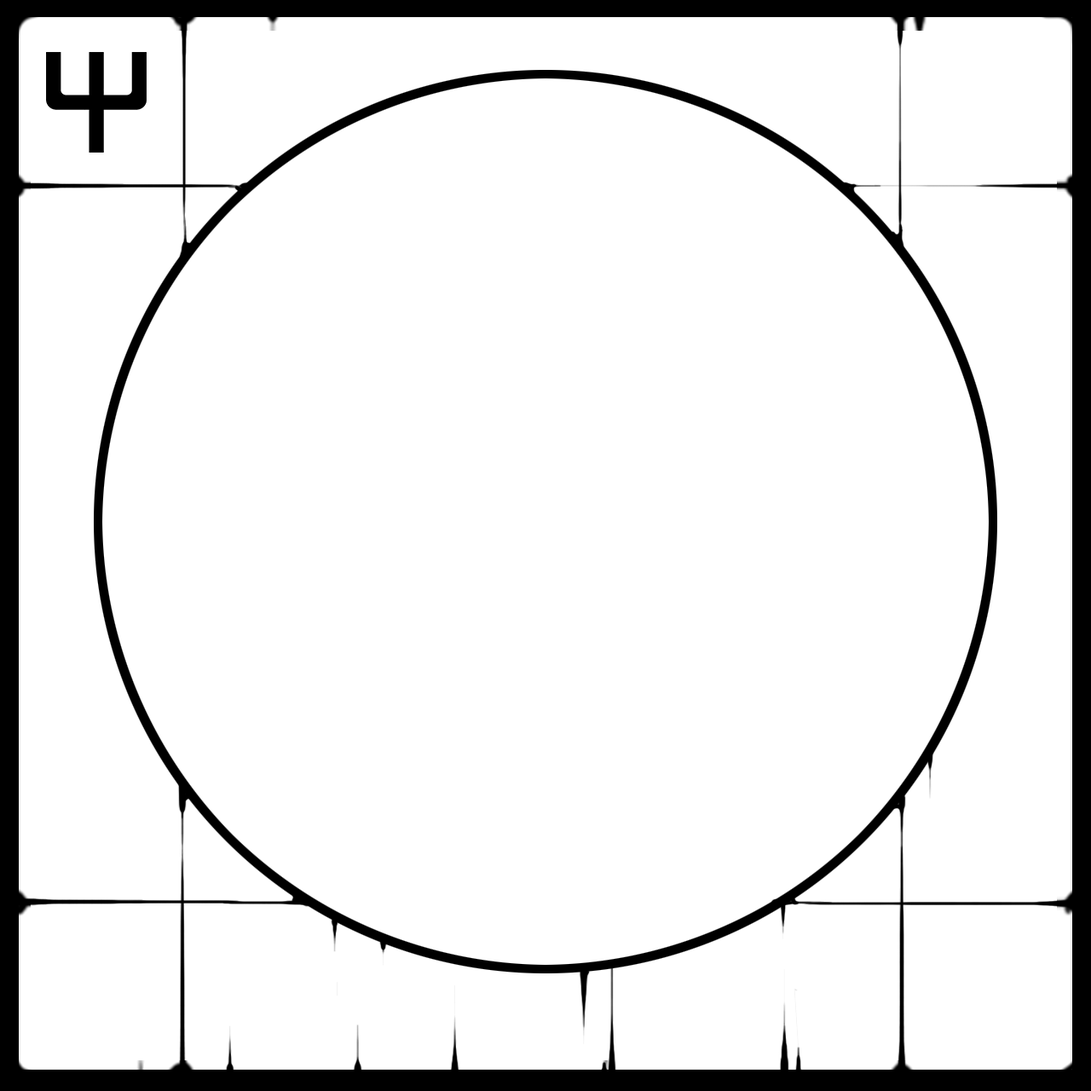
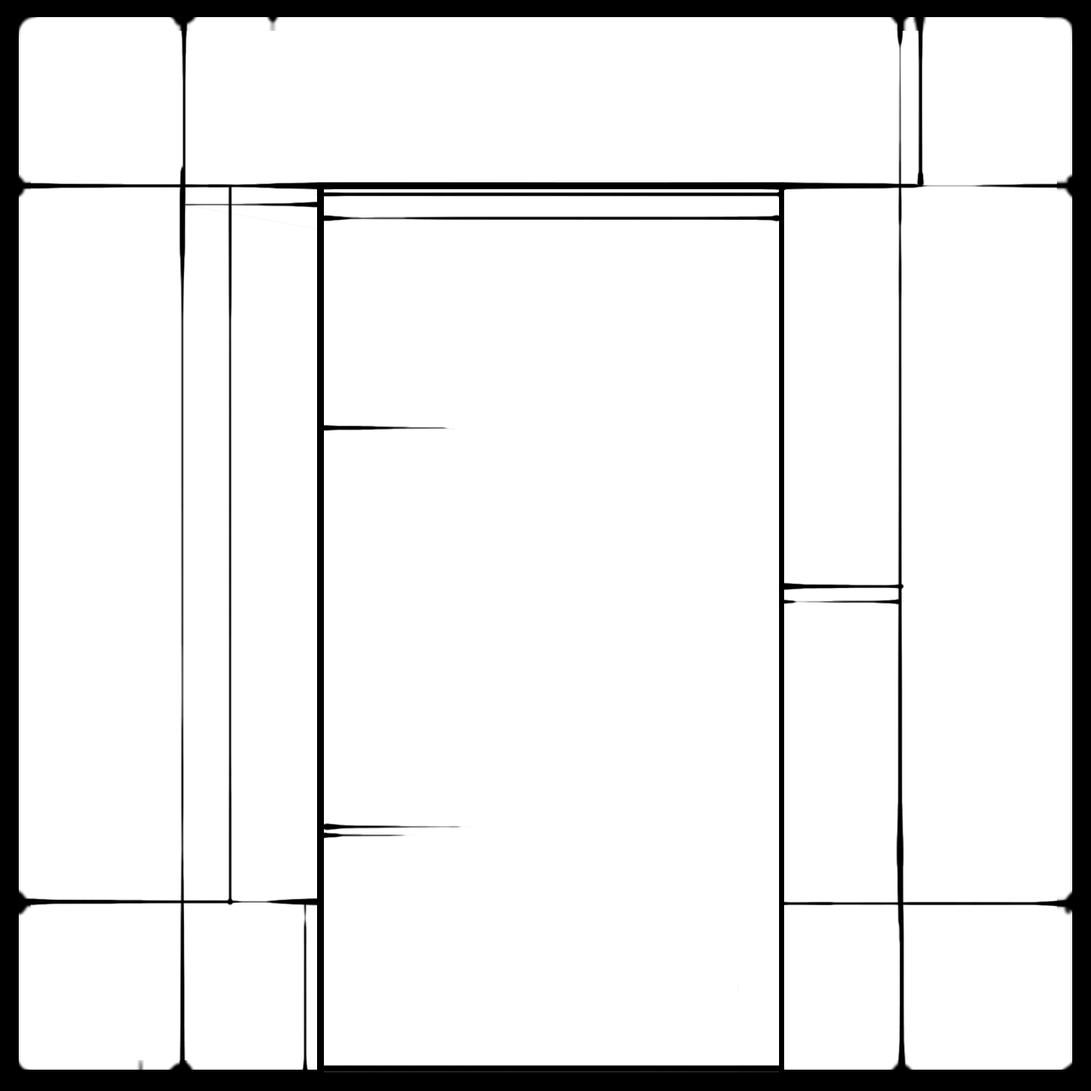
Layers edited between the first and the second (1091, 1091) image:
added layer "Layer 17" above "Layer 16" over bbox(316, 190, 787, 1073)
added layer "Layer 16" above "Layer 15" over bbox(313, 181, 790, 1073)
added layer "Layer 15" above "Layer 14" over bbox(179, 17, 926, 1073)
added layer "Layer 14" above "Layer 13" over bbox(207, 181, 934, 191)
added layer "Layer 13" above "Layer 12" over bbox(317, 182, 785, 1073)
hid "Layer 12" over bbox(225, 746, 936, 1073)
hid "Layer 11" over bbox(46, 52, 147, 153)
hid "Layer 10" over bbox(176, 181, 908, 909)
hid "Layer 9" over bbox(93, 69, 998, 974)
